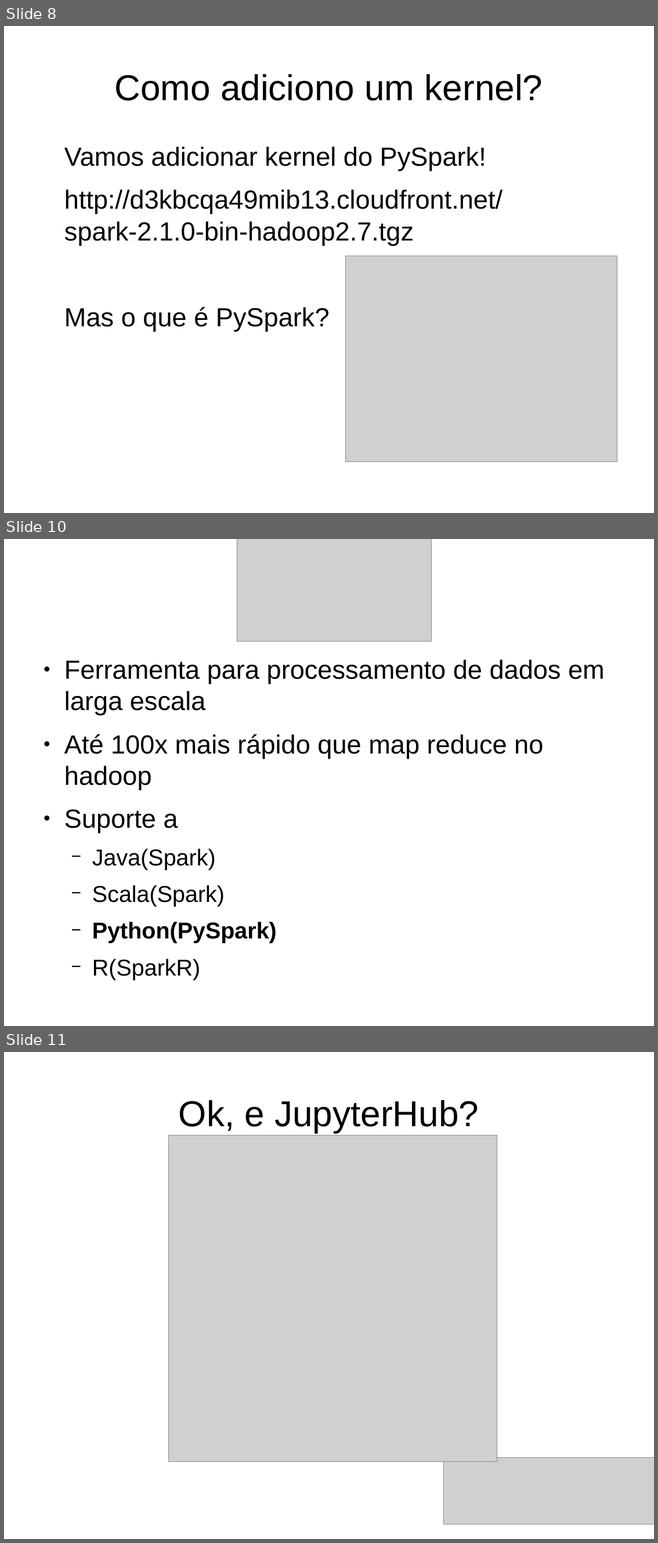
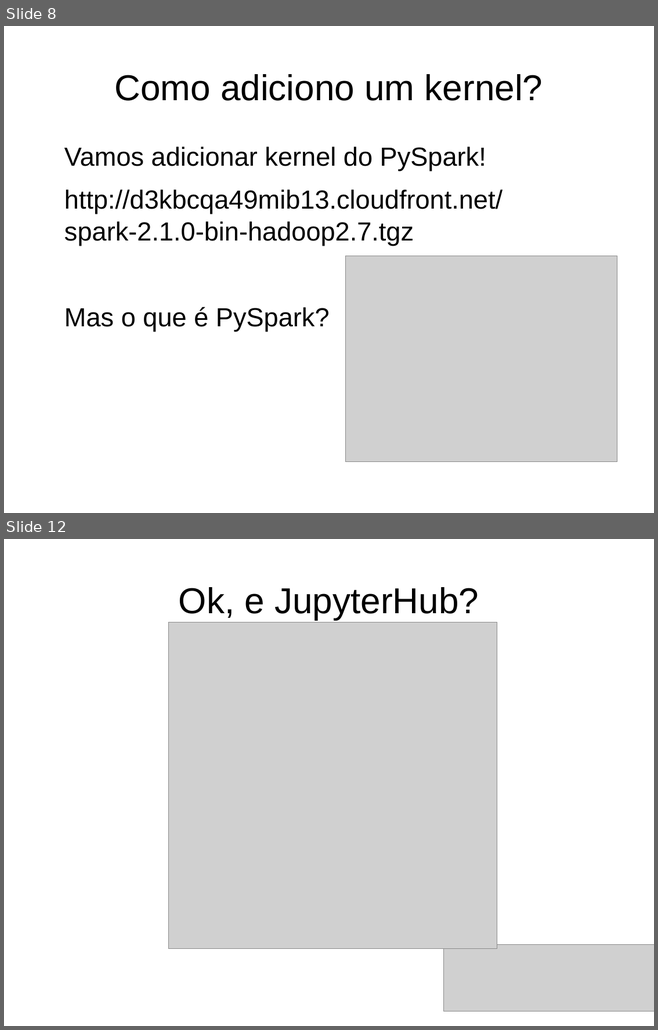
Before and after one commit to dmvieira/tutorial-jupyter-pyspark, a slide deck: tutorial.odp. Shown one above the other, each under a label of ours: slides 8, 10 and 11 before the commit, slides 8 and 12 after it; the slides between them are not shown. The pictures are 658x1543 and 658x1030 pixels, drawn with LibreOffice and Linux fonts; fonts in the diff are those of the drawing; grey boxes stand for pictures. Boxes give left, top, right and bottom in pixels: in the first picture for what was removed or moved away, otherwise in the second. Text is boxed around its words. In the diff, an @@ line names an element or a change of style, - is before the commit and + after.

```diff
--- a/tutorial.odp
+++ b/tutorial.odp
@@ slide 10 removed at <box>4,539,654,1026</box>, background #FFFFFF @@
@@ picture removed at <box>237,539,431,641</box> @@
@@ text removed at <box>64,660,604,943</box> @@
-● Ferramenta para processamento de dados em larga escala
-● Até 100x mais rápido que map reduce no hadoop
-● Suporte a
-  − Java(Spark)
-  − Scala(Spark)
-  − Python(PySpark)
-  − R(SparkR)
@@ what was slide 11 is now slide 12 @@
```
Also in this commit, not shown: 1 slide changed, 2 slides added, 2 other files.
